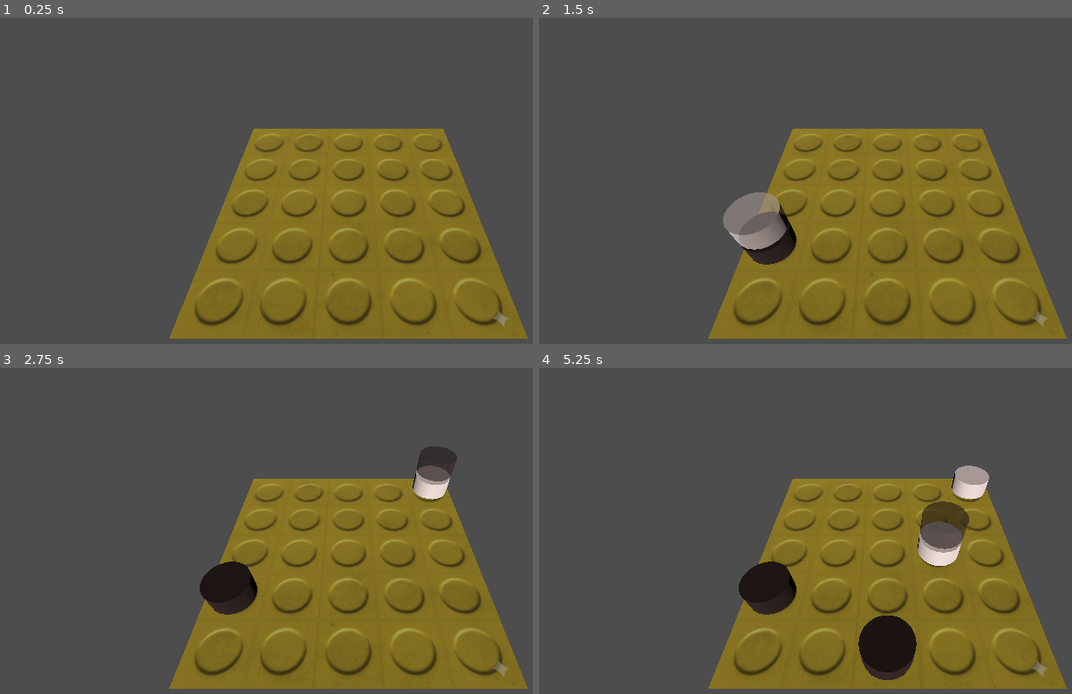
Above: before the commit, frames 1-4 (two rows, left to right).
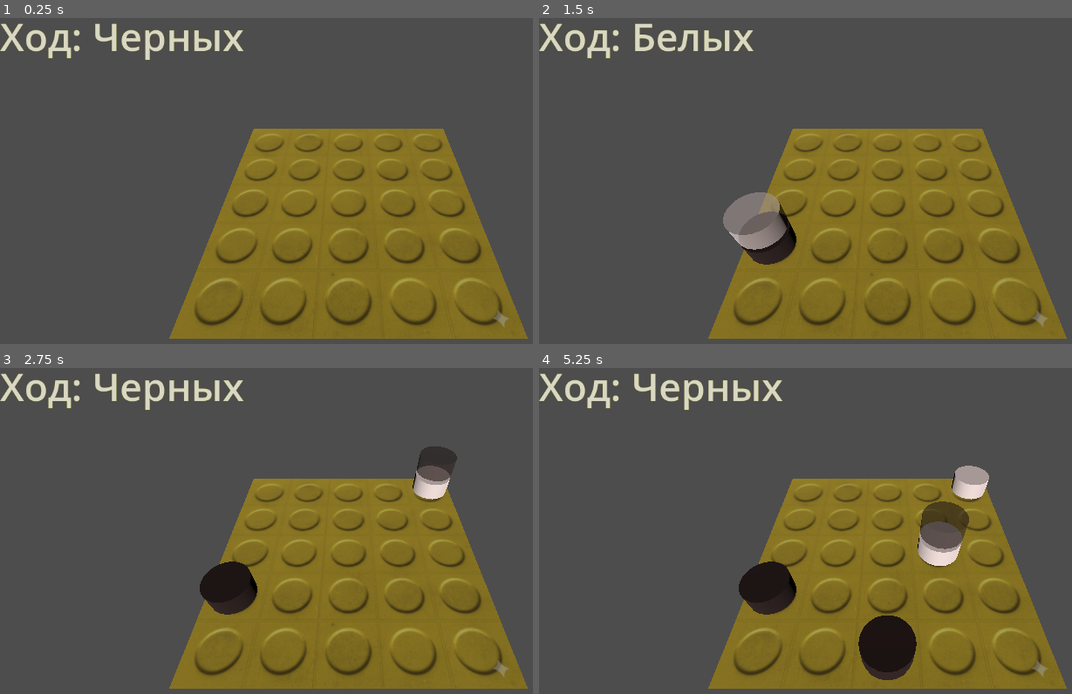
Above: after the commit, the same moments.

Repository: abazhutov/4-in-row-3D
Game: Godot game, scene res://main.tscn
The game is run twice, just before and just after one commit, with the same random seed, the same clock (stepped at 60 frames per second) and the same inputs.
Inputs (mouse positions are in pixels of both pictures, inside the frame that each line leads up to):
- Up to frame 1 (0.25 s): no input
- Up to frame 2 (1.5 s): tap Enter at 0.5 s; move the mouse to (1040, 184) at 0.52 s; click (1040, 184) at 0.67 s; tap Space at 1.25 s; move the mouse to (746, 223) at 1.27 s; click (746, 223) at 1.42 s
- Up to frame 3 (2.75 s): tap Enter at 2 s; move the mouse to (415, 469) at 2.02 s; click (415, 469) at 2.17 s
- Up to frame 4 (5.25 s): tap Space at 2.75, 4.25 s; move the mouse to (853, 632) at 2.77 s; click (853, 632) at 2.92 s; tap Enter at 3.5 s; move the mouse to (outside the picture) at 3.52 s; click (outside the picture) at 3.67 s; move the mouse to (677, 495) at 4.27 s; click (677, 495) at 4.42 s; move the mouse to (922, 553) at 5.02 s; click (922, 553) at 5.17 s

The runs differ from the first frame. In frame 1, 1.5% of the frame differs, in the area x 0-46%, y 1-14%; in frame 2, 1.4%; in frame 3, 1.5%; in frame 4, 1.5%.

Commit message:
add UI status and winner

Diff:
--- /dev/null
+++ b/Materials/main_text.tres
@@ -0,0 +1,7 @@
+[gd_resource type="LabelSettings" format=3 uid="uid://c8isglgaob77b"]
+
+[resource]
+font_size = 64
+font_color = Color(0.85237664, 0.8467106, 0.765781, 1)
+outline_size = 2
+outline_color = Color(0.3087192, 0.3031115, 4.813075e-08, 1)
--- a/gameManager.gd
+++ b/gameManager.gd
@@ -9,6 +9,9 @@
 var LightAlphaMaterial = load("res://Materials/lightAlphaMaterial.tres")
 var TransparentMaterial = load("res://Materials/alpa0.tres")
 
+@onready var player_turn_label: Label = $"CanvasLayer/ControlPlayerTurn/LabelPlayerTurn"
+@onready var game_status_label: Label = $"CanvasLayer/ControlGameStatus/LabelGameStatus"
+
 const CELL_SIZE_X = 1.0
 const CELL_SIZE_Z = 1.0
 const CELL_SIZE_Y = 0.5
@@ -16,6 +19,7 @@
 const board_size = 5 # 5x5x5
 var board_offset = float(board_size) / 2.0
 var current_player = 1 # 1: Игрок 1 (Black), 2: Игрок 2/AI (White)
+var game_over = false
 
 # --- МОДЕЛЬ ИГРЫ ---
 const EMPTY = 0
@@ -26,13 +30,15 @@
 var ghost_piece: Node3D = null # Ссылка на текущую полупрозрачную фишку
 
 func _ready():
+	reset_game()
+
+func reset_game():
 	# основу доски в начало кодинат по высоте
 	$Plane.position.y = - board_offset
 
-	init_board_state()
-	generate_board_cells()
-
-func reset_game ():
+	game_over = false # Сбрасываем флаг
+	game_status_label.visible = false # Скрываем сообщение
+
 	if ghost_piece:
 		ghost_piece.queue_free()
 		ghost_piece = null
@@ -41,6 +47,8 @@
 	board_state.clear()
 	init_board_state()
 	generate_board_cells()
+
+	update_turn_display() # Показываем первый ход
 	current_player = PLAYER_1
 	print("Игра перезапущена. Ход игрока ", current_player)
 	# return
@@ -81,6 +89,14 @@
 
 	add_child(cell)
 
+func update_turn_display():
+	var player_color = ""
+	if current_player == PLAYER_1:
+		player_color = "Черных" # Или DarkMaterial
+	else:
+		player_color = "Белых" # Или LightMaterial
+
+	player_turn_label.text = "Ход: " + player_color
 #--------------------------------------------------
 # --- КОНТРОЛЛЕР: Обработчик наведения ---
 func _on_cell_hovered(coords: Vector3i):
@@ -130,6 +146,9 @@
 	var y = coords.y
 	var z = coords.z
 
+	if game_over:
+		return
+
 	if board_state[x][y][z] == EMPTY:
 		print("Ход игрока ", current_player, " на: ", coords)
 
@@ -142,6 +161,10 @@
 		# 3. Проверка победы
 		if check_win(coords, current_player):
 			print("Игрок ", current_player, " победил!")
+			game_over = true
+			show_game_status(current_player) # Вызываем функцию отображения
+			# таймер для автоматического перезапуска
+			await get_tree().create_timer(4.0).timeout
 			reset_game()
 			return
 
@@ -155,6 +178,7 @@
 
 		# 4. Переключение игрока
 		current_player = PLAYER_2 if current_player == PLAYER_1 else PLAYER_1
+		update_turn_display()
 	else:
 		print("Эта позиция уже занята.")
 #--------------------------------------------------
@@ -242,3 +266,8 @@
 			break
 
 	return count
+
+func show_game_status(winning_player: int):
+	game_status_label.visible = true
+	var player_name = "Черных" if winning_player == PLAYER_1 else "Белых"
+	game_status_label.text = "🏆 ПОБЕДА! Игрок за " + player_name + " выиграл!"
--- a/main.tscn
+++ b/main.tscn
@@ -1,7 +1,8 @@
-[gd_scene load_steps=6 format=3 uid="uid://c47d0qpugjwla"]
+[gd_scene load_steps=7 format=3 uid="uid://c47d0qpugjwla"]
 
 [ext_resource type="Script" uid="uid://c0u7vghwxt4qs" path="res://gameManager.gd" id="1_ig7tw"]
 [ext_resource type="Texture2D" uid="uid://b77v41bs8dfh3" path="res://board_texture.png" id="2_0xm2m"]
+[ext_resource type="LabelSettings" uid="uid://c8isglgaob77b" path="res://Materials/main_text.tres" id="3_h2yge"]
 
 [sub_resource type="StandardMaterial3D" id="StandardMaterial3D_ig7tw"]
 albedo_texture = ExtResource("2_0xm2m")
@@ -120,3 +121,48 @@
 
 [node name="Camera3D" type="Camera3D" parent="CameraPivot/CameraArm"]
 transform = Transform3D(1, 0, 0, 0, 0.78371495, 0.6211206, 0, -0.6211206, 0.78371495, 0, -0.8295135, 0.97100735)
+
+[node name="CanvasLayer" type="CanvasLayer" parent="."]
+
+[node name="ControlPlayerTurn" type="Control" parent="CanvasLayer"]
+layout_mode = 3
+anchors_preset = 0
+
+[node name="LabelPlayerTurn" type="Label" parent="CanvasLayer/ControlPlayerTurn"]
+layout_mode = 0
+offset_right = 537.0
+offset_bottom = 88.0
+text = "Ход за такимито"
+label_settings = ExtResource("3_h2yge")
+
+[node name="ControlGameStatus" type="Control" parent="CanvasLayer"]
+layout_mode = 3
+anchors_preset = 8
+anchor_left = 0.5
+anchor_top = 0.5
+anchor_right = 0.5
+anchor_bottom = 0.5
+offset_left = -20.0
+offset_top = -20.0
+offset_right = 20.0
+offset_bottom = 20.0
+grow_horizontal = 2
+grow_vertical = 2
+
+[node name="LabelGameStatus" type="Label" parent="CanvasLayer/ControlGameStatus"]
+layout_mode = 1
+anchors_preset = 8
+anchor_left = 0.5
+anchor_top = 0.5
+anchor_right = 0.5
+anchor_bottom = 0.5
+offset_left = -250.0
+offset_top = -44.0
+offset_right = 250.0
+offset_bottom = 44.0
+grow_horizontal = 2
+grow_vertical = 2
+text = "Выйграли те то"
+label_settings = ExtResource("3_h2yge")
+horizontal_alignment = 1
+vertical_alignment = 1
